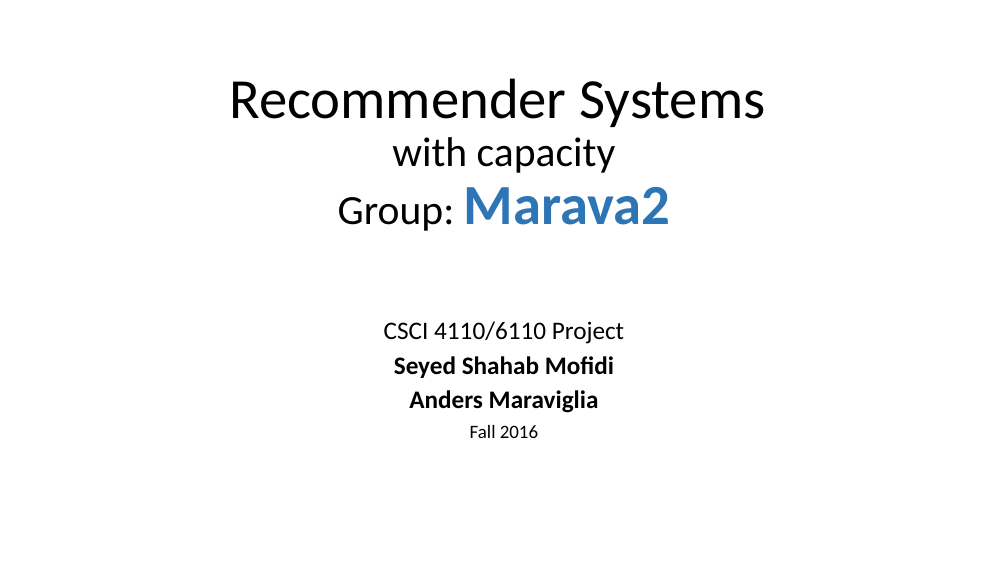
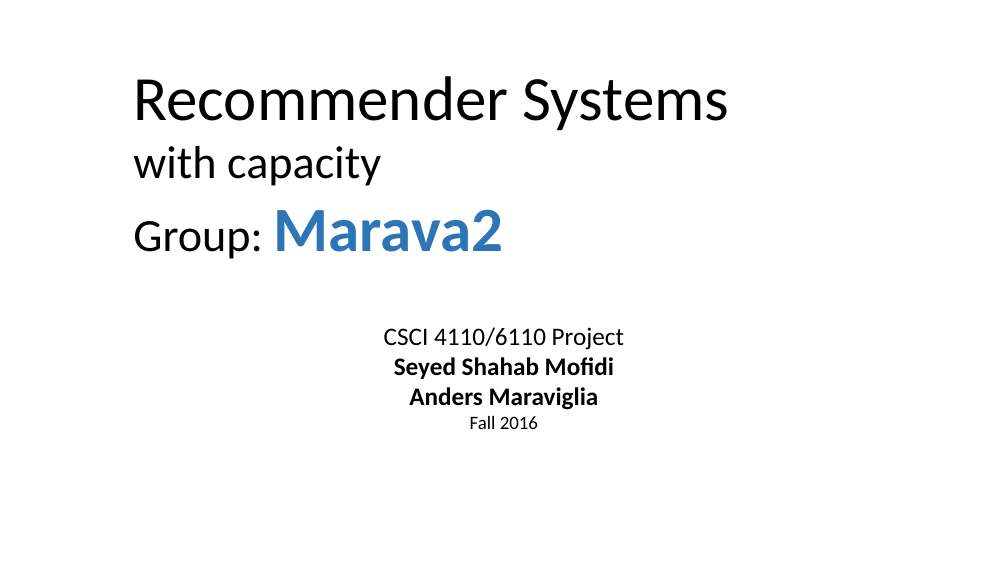
Before and after one commit to sirmarcis/CSP-Final-Project, a slide deck: slide 1 of CSP4.pptx. Drawn at 1008x567 pixels with LibreOffice and Linux fonts; fonts in the diff are those of the drawing. Boxes give left, top, right and bottom in pixels: in the first picture for what was removed or moved away, otherwise in the second. Text is boxed around its words. In the diff, an @@ line names an element or a change of style, - is before the commit and + after.

Commit message:
made anders additions to final presentation slides

```diff
--- a/CSP4.pptx
+++ b/CSP4.pptx
@@ text at box(133, 76, 730, 259): text changed; size 54 to 60 pt @@
-Recommender Systems
-with capacity
-Group: Marava2
+Recommender Systems
+with capacity
+Group: Marava2
@@ text "CSCI 4110/6110 Project" at box(384, 327, 624, 429): line spacing 0.8 to 1; less space between paragraphs @@
```
Also in this commit, not shown: 9 other slides changed, 5 slides added, 1 slide removed.
